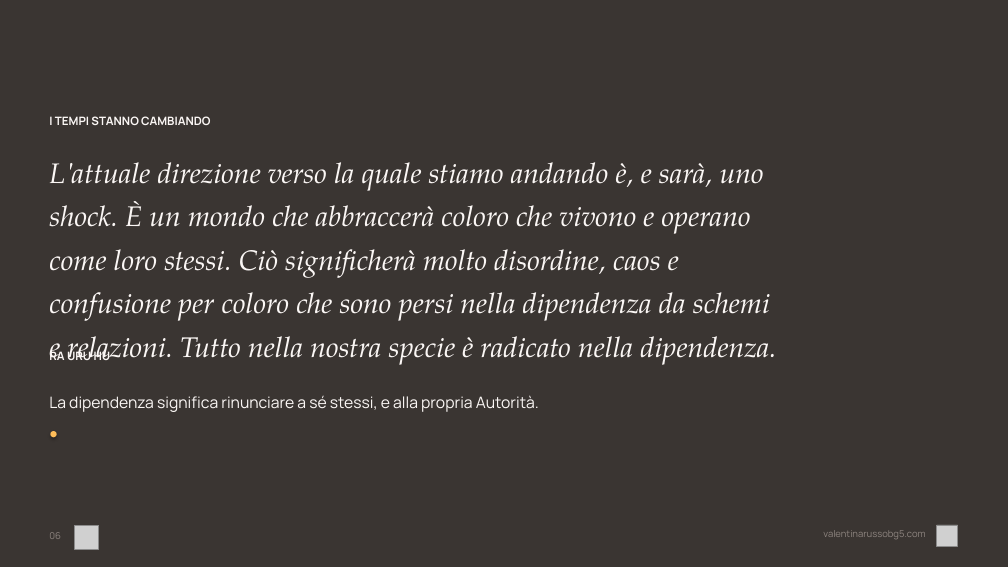
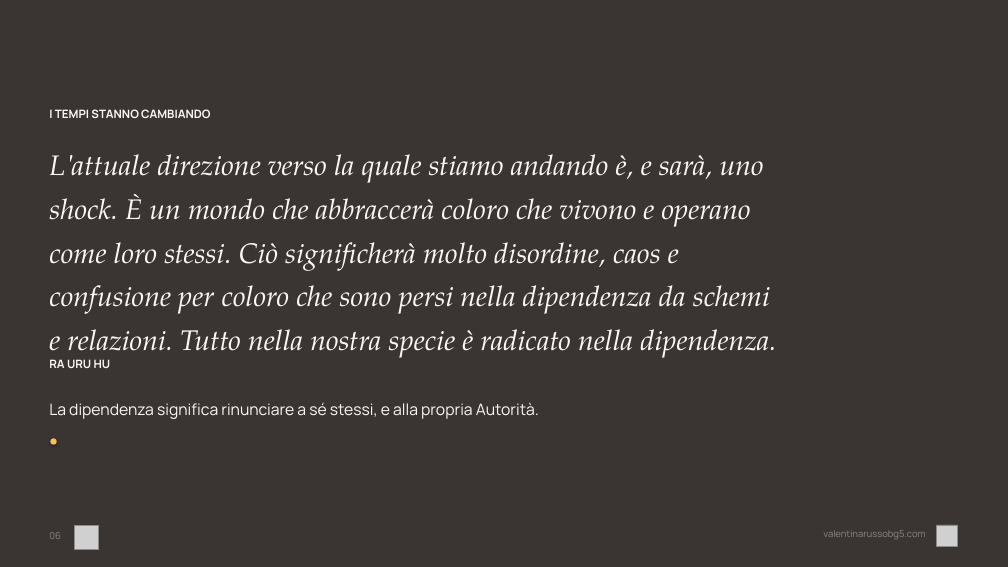
Before and after one commit to valentina-russo/valentinarusso-site, a slide deck: slide 6 of grav-site/root/kit-corso/corso-base-hd.pptx. Drawn at 1008x567 pixels with LibreOffice and Linux fonts; fonts in the diff are those of the drawing; grey boxes stand for pictures. Boxes give left, top, right and bottom in pixels: in the first picture for what was removed or moved away, otherwise in the second. Text is boxed around its words. In the diff, an @@ line names an element or a change of style, - is before the commit and + after.

```diff
--- a/grav-site/root/kit-corso/corso-base-hd.pptx
+++ b/grav-site/root/kit-corso/corso-base-hd.pptx
@@ text "I TEMPI STANNO CAMBIANDO" moved from (x1=49, y1=116, x2=210, y2=125) to (x1=49, y1=109, x2=210, y2=118) @@
@@ text "L'attuale direzione verso la quale ..." rewrapped from (x1=49, y1=162, x2=776, y2=365) to (x1=49, y1=154, x2=776, y2=361) @@
@@ text "RA URU HU" moved from (x1=49, y1=350, x2=111, y2=360) to (x1=49, y1=359, x2=111, y2=368) @@
@@ text "La dipendenza significa rinunciare a ..." moved from (x1=49, y1=395, x2=539, y2=412) to (x1=49, y1=402, x2=539, y2=419) @@
@@ ellipse moved from (x1=51, y1=431, x2=57, y2=437) to (x1=51, y1=439, x2=57, y2=445) @@
```
Also in this commit, not shown: 5 other slides changed, 1 other file.
